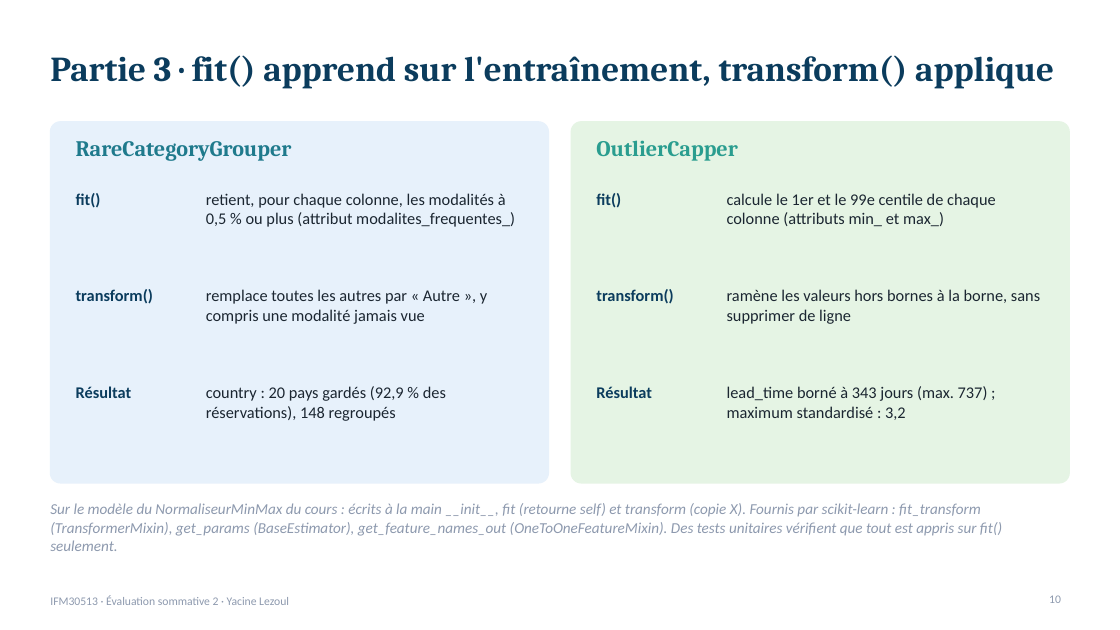
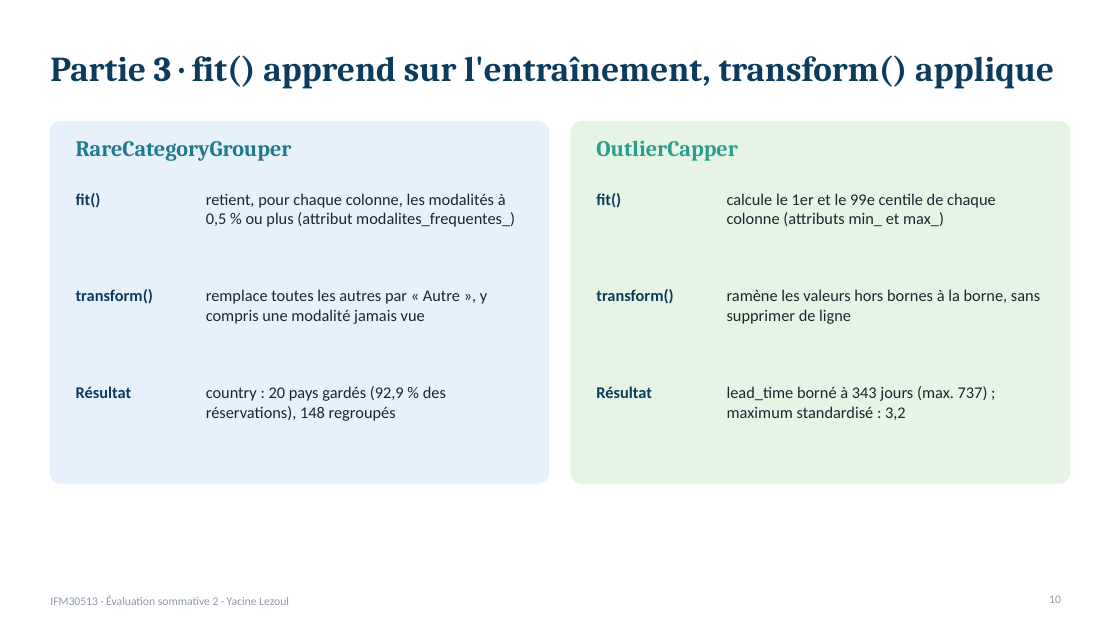
Before and after one commit to lezoul/hotel-cancellation-pipeline, a slide deck: slide 10 of reports/presentation_annulations.pptx. Drawn at 1120x630 pixels with LibreOffice and Linux fonts; fonts in the diff are those of the drawing. Boxes give left, top, right and bottom in pixels: in the first picture for what was removed or moved away, otherwise in the second. Text is boxed around its words. In the diff, an @@ line names an element or a change of style, - is before the commit and + after.

```diff
--- a/reports/presentation_annulations.pptx
+++ b/reports/presentation_annulations.pptx
@@ text removed at (50, 503, 1002, 551) @@
-Sur le modèle du NormaliseurMinMax du cours : écrits à la main __init__, fit (retourne self) et transform (copie X). Fournis par scikit-learn : fit_transform (TransformerMixin), get_params (BaseEstimator), get_feature_names_out (OneToOneFeatureMixin). Des tests unitaires vérifient que tout est appris sur fit() seulement.
```
Also in this commit, not shown: 11 other slides changed, 1 other file.
